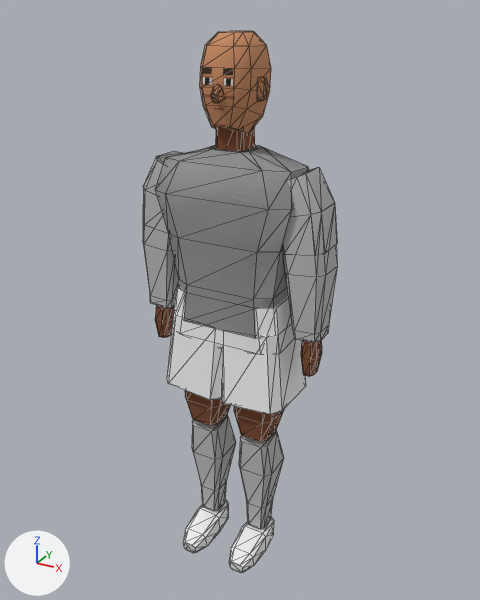
Two versions of the glTF model assets/players/generated/p_dvs_03.glb, one commit apart.
Camera for both pictures: a camera (50 mm lens) standing at (1.027, -1.833, 1.95) and looking at (0.01, 0.016, 1.026). Lighting does not change. The marker at lower left points along +X, +Y and +Z. The older version comes first. Mesh edges are drawn as thin lines. Vertices at exactly the same position are counted once.

Names of what the first picture shows: 'Body', 'Head', 'Shirt_Long', 'Shirt_Short', 'Shorts'.
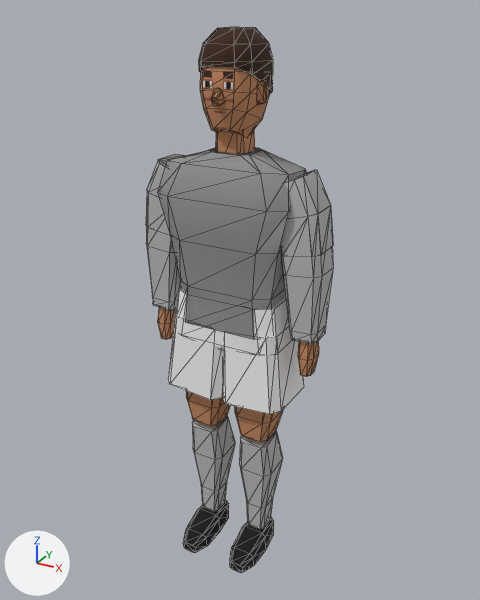
Scene script edits in JSON lines:
```json
{"op": "set", "path": "mat_skin.base_color", "old": "(0.205, 0.0685, 0.0262)", "new": "(0.565, 0.254, 0.122)", "note": "brown #7d4a2d -> orange #c68a62"}
{"op": "set", "path": "mat_boots.base_color", "old": "(0.888, 0.888, 0.888)", "new": "(0.00561, 0.00561, 0.00561)", "note": "white #f2f2f2 -> black #111111"}
{"op": "add", "block": "mat_hair", "code": ["mat_hair = principled_material('HAIR')", "mat_hair.base_color = (0.0437, 0.0176, 0.0075)  # brown #3b2415", "mat_hair.roughness = 1.0"]}
{"block": "me_body", "where": "# used by ob_body; location = (0.0, 0.0, 0.0)"}
{"op": "remove", "block": "me_body", "code": "me_body.from_pydata(...)  # 320 vertices, 596 faces; spans x -0.33..0.33, y -0.19..0.09, z 0.0..1.64"}
{"op": "add", "block": "me_body", "code": "me_body.from_pydata(...)  # 320 vertices, 596 faces; spans x -0.32..0.32, y -0.19..0.09, z 0.0..1.63"}
{"block": "me_body", "change": "me_body part 1: the whole mesh is scaled about its middle by (0.969, 0.986, 0.995)"}
{"block": "me_head", "where": "# used by ob_head; location = (0.0, 0.0, 0.0)"}
{"op": "remove", "block": "me_head", "code": "me_head.from_pydata(...)  # 96 vertices, 176 faces; spans x -0.101..0.101, y -0.124..0.114, z 1.584..1.886"}
{"op": "add", "block": "me_head", "code": "me_head.from_pydata(...)  # 96 vertices, 176 faces; spans x -0.101..0.101, y -0.123..0.113, z 1.576..1.876"}
{"block": "me_head", "change": "me_head part 2: the whole mesh is moved by (0.0, 0.0, -0.009)"}
{"block": "me_shirt_long", "where": "# used by ob_shirt_long; location = (0.0, 0.0, 0.0)"}
{"op": "remove", "block": "me_shirt_long", "code": "me_shirt_long.from_pydata(...)  # 128 vertices, 244 faces; spans x -0.343..0.343, y -0.124..0.113, z 0.961..1.55"}
{"op": "add", "block": "me_shirt_long", "code": "me_shirt_long.from_pydata(...)  # 128 vertices, 244 faces; spans x -0.331..0.331, y -0.123..0.113, z 0.956..1.542"}
{"block": "me_shirt_long", "change": "me_shirt_long part 3: 128 of 128 vertices moved; they spanned x -0.343..0.343, y -0.124..0.113, z 0.961..1.55 and now span x -0.331..0.331, y -0.123..0.113, z 0.956..1.542; mean shift (0.0, 0.0, -0.007)"}
{"block": "me_shirt_short", "where": "# used by ob_shirt_short; location = (0.0, 0.0, 0.0)"}
{"op": "remove", "block": "me_shirt_short", "code": "me_shirt_short.from_pydata(...)  # 96 vertices, 180 faces; spans x -0.338..0.338, y -0.124..0.113, z 0.966..1.55"}
{"op": "add", "block": "me_shirt_short", "code": "me_shirt_short.from_pydata(...)  # 96 vertices, 180 faces; spans x -0.326..0.326, y -0.123..0.113, z 0.961..1.542"}
{"block": "me_shirt_short", "change": "me_shirt_short part 4: 96 of 96 vertices moved; they spanned x -0.338..0.338, y -0.124..0.113, z 0.966..1.55 and now span x -0.326..0.326, y -0.123..0.113, z 0.961..1.542; mean shift (0.0, 0.0, -0.007)"}
{"op": "add", "block": "me_hair", "code": ["me_hair = bpy.data.meshes.new('Hair')", "me_hair.from_pydata(...)  # 32 vertices, 60 faces; spans x -0.09..0.09, y -0.097..0.122, z 1.698..1.896", "me_hair.materials.append(mat_hair)  # brown #3b2415"]}
{"op": "add", "block": "ob_hair", "code": ["ob_hair = bpy.data.objects.new('Hair', me_hair)", "ob_hair.location = (0.0, 0.0, 0.0)"]}
```

What differs and where, as boxes (x1, y1, x2, y2) in the pictures (480 x 600 px; the box of a moved part takes in the faces that stretch with it):
```json
{"object": "Shirt_Short", "change": "reshaped", "before": [143, 145, 337, 338], "after": [146, 148, 333, 339]}
{"object": "Body", "change": "recoloured, rescaled", "before": [155, 126, 322, 573], "after": [158, 130, 319, 573]}
{"object": "Shirt_Long", "change": "reshaped", "before": [143, 151, 337, 342], "after": [146, 154, 333, 343]}
{"object": "Head", "change": "moved", "before": [200, 31, 271, 134], "after": [200, 67, 270, 136]}
{"object": "Hair", "change": "added", "after": [199, 27, 273, 93], "on screen": "brown"}
{"part": 1, "of": "me_body", "change": "moved or reshaped", "before": [155, 126, 322, 376], "after": [158, 130, 319, 377], "on screen": "mostly hidden"}
```
